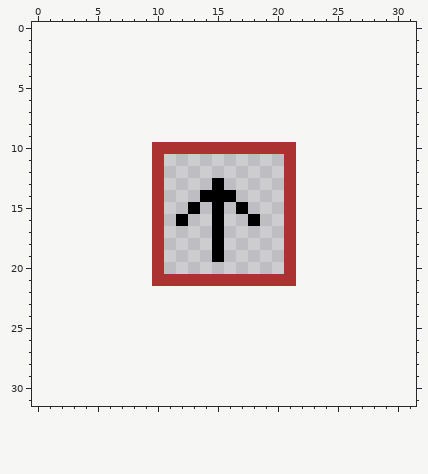
Two versions of one pixel-art file, 3-tetris-quest/assets/textures/all.aseprite. Above is the file before it was changed.
12x12 pixels, 1 frame. The old version is drawn lined up with the new one, on the new canvas.
The result:
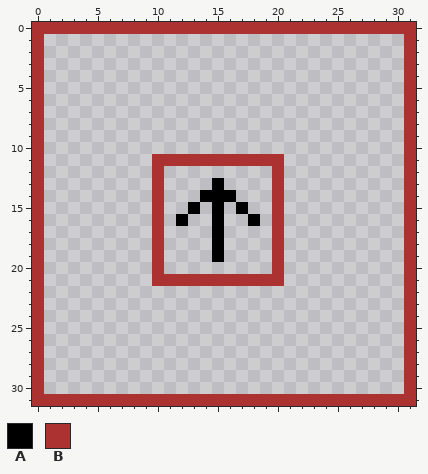
Palette (. is transparent): A #000000  B #ac3232
Diff:
canvas 12x12 -> 32x32, the old top-left corner now at 10,10
@@ x 0..31 @@
- 0 ................................
- 1 ................................
- 2 ................................
- 3 ................................
- 4 ................................
- 5 ................................
- 6 ................................
- 7 ................................
- 8 ................................
- 9 ................................
-10 ..........BBBBBBBBBBBB..........
-11 ..........B..........B..........
-12 ..........B..........B..........
-13 ..........B....A.....B..........
-14 ..........B...AAA....B..........
-15 ..........B..A.A.A...B..........
-16 ..........B.A..A..A..B..........
-17 ..........B....A.....B..........
-18 ..........B....A.....B..........
-19 ..........B....A.....B..........
-20 ..........B..........B..........
-21 ..........BBBBBBBBBBBB..........
-22 ................................
-23 ................................
-24 ................................
-25 ................................
-26 ................................
-27 ................................
-28 ................................
-29 ................................
-30 ................................
-31 ................................
+ 0 BBBBBBBBBBBBBBBBBBBBBBBBBBBBBBBB
+ 1 B..............................B
+ 2 B..............................B
+ 3 B..............................B
+ 4 B..............................B
+ 5 B..............................B
+ 6 B..............................B
+ 7 B..............................B
+ 8 B..............................B
+ 9 B..............................B
+10 B..............................B
+11 B.........BBBBBBBBBBB..........B
+12 B.........B.........B..........B
+13 B.........B....A....B..........B
+14 B.........B...AAA...B..........B
+15 B.........B..A.A.A..B..........B
+16 B.........B.A..A..A.B..........B
+17 B.........B....A....B..........B
+18 B.........B....A....B..........B
+19 B.........B....A....B..........B
+20 B.........B.........B..........B
+21 B.........BBBBBBBBBBB..........B
+22 B..............................B
+23 B..............................B
+24 B..............................B
+25 B..............................B
+26 B..............................B
+27 B..............................B
+28 B..............................B
+29 B..............................B
+30 B..............................B
+31 BBBBBBBBBBBBBBBBBBBBBBBBBBBBBBBB
